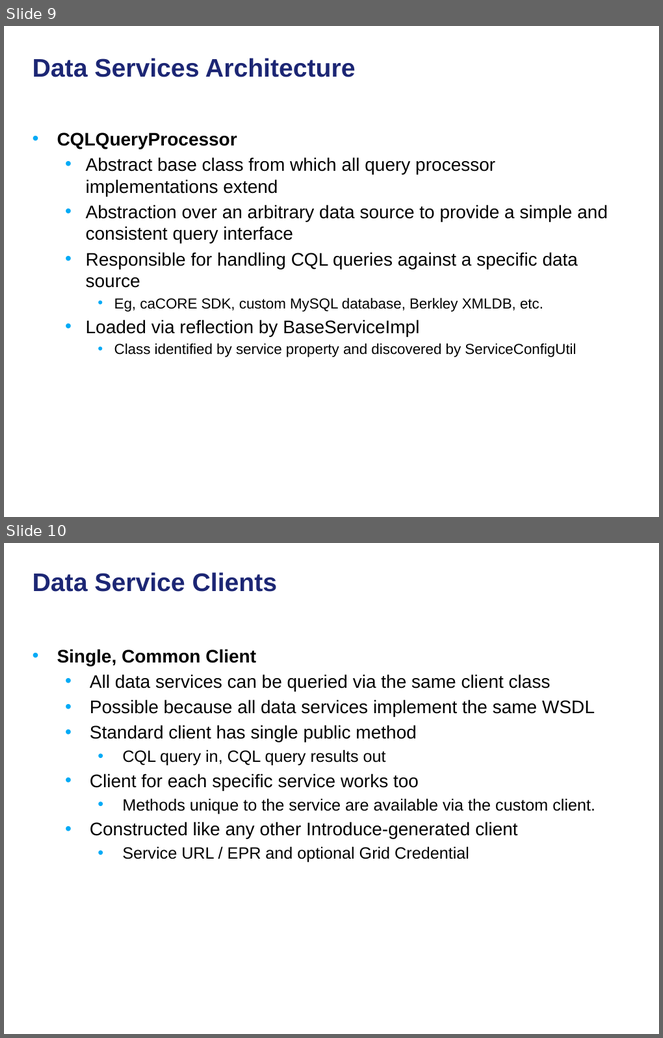
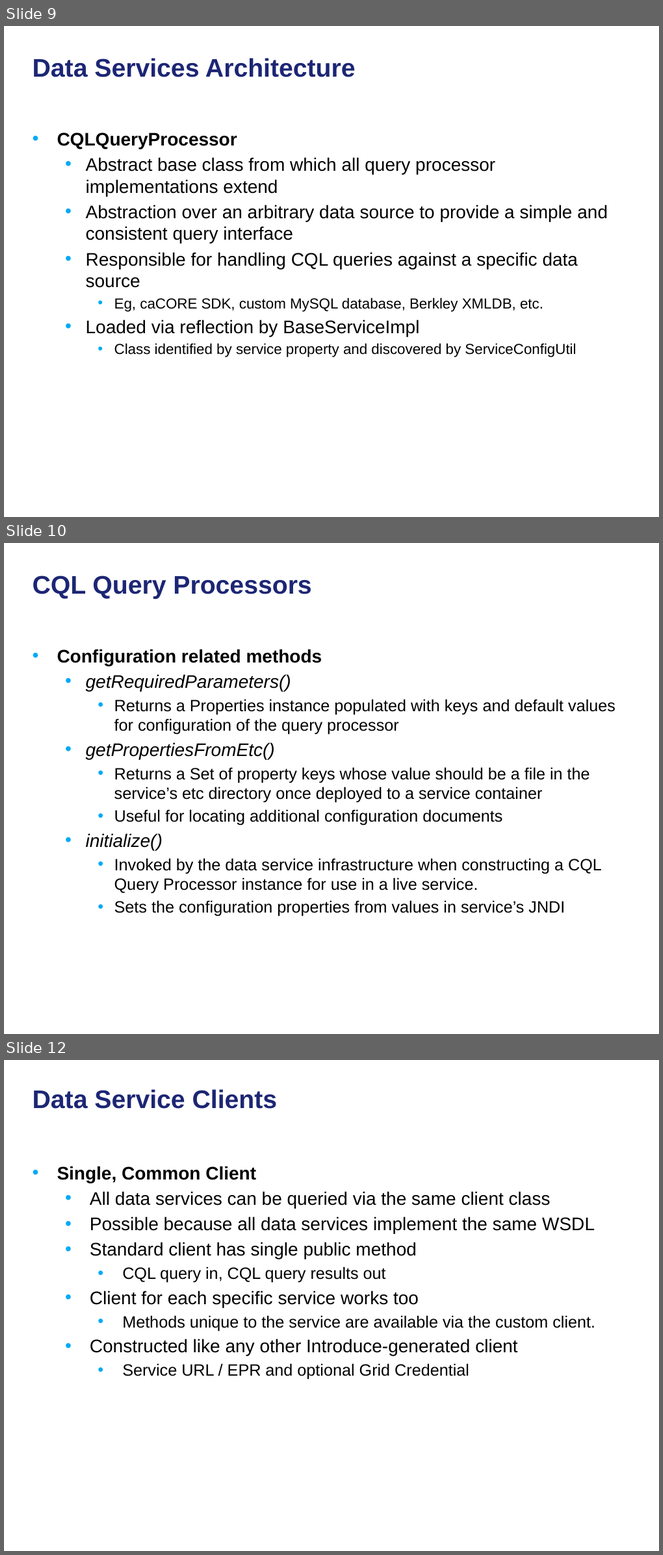
Before and after one commit to NCIP/cagrid-docs, a slide deck: presentations/200906_Novartis/caGrid Data Services.pptx. Shown one above the other, each under a label of ours: slides 9 and 10 before the commit, slides 9, 10 and 12 after it; the slides between them are not shown. The pictures are 663x1038 and 663x1555 pixels, drawn with LibreOffice and Linux fonts; fonts in the diff are those of the drawing; background and template pictures are left out. Boxes give left, top, right and bottom in pixels: in the first picture for what was removed or moved away, otherwise in the second. Text is boxed around its words. In the diff, an @@ line names an element or a change of style, - is before the commit and + after.

```diff
--- a/presentations/200906_Novartis/caGrid Data Services.pptx
+++ b/presentations/200906_Novartis/caGrid Data Services.pptx
@@ slide 10 added at (4, 543, 659, 1034), background picture (left out) @@
@@ title added at (33, 575, 311, 599), 28 pt, text #1C2674, bold @@
+CQL Query Processors
@@ text added at (57, 649, 616, 917), 18 pt, text #000000 @@
+• Configuration related methods
+  • getRequiredParameters()
+    • Returns a Properties instance populated with keys and default values for configuration of the query processor
+  • getPropertiesFromEtc()
+    • Returns a Set of property keys whose value should be a file in the service’s etc directory once deployed to a service container
+    • Useful for locating additional configuration documents
+  • initialize()
+    • Invoked by the data service infrastructure when constructing a CQL Query Processor instance for use in a live service.
+    • Sets the configuration properties from values in service’s JNDI
@@ what was slide 10 is now slide 12 @@
```
Also in this commit, not shown: 1 other slide added.
